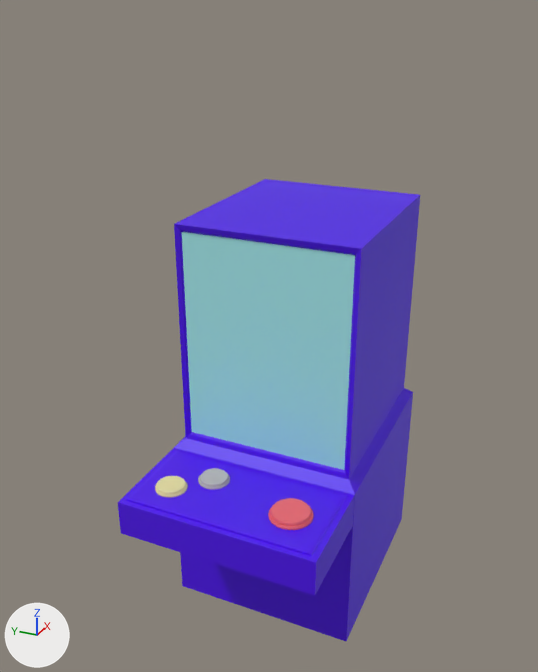
Before and after pictures for a commit that changed the Blender file claw machine.blend.
Both versions are drawn from a 50 mm lens placed at (-3.69, -1.47, 2.55), pointed at (-0.23, 0.09, 0.82). Every picture has the same lights, and +X, +Y and +Z are marked at lower left.

Script lines for the objects in view, before the commit:
```python
me_cube_005 = bpy.data.meshes.new('Cube.005')
me_cube_005.from_pydata(...)  # 66 vertices, 59 faces, 2 loose edges; spans x -0.55..0.68, y -0.55..0.55, z -0.89..1.49
me_cube_005.materials.append(mat_machine)  # purple #4e00ed
me_cube_007 = bpy.data.meshes.new('Cube.007')
me_cube_007.from_pydata(...)  # 24 vertices, 22 faces; spans x -0.466..0.1, y -1.002..0.1, z -0.1..0.112
me_cube_007.materials.append(mat_machine)  # purple #4e00ed
me_cube_010 = bpy.data.meshes.new('Cube.010')
me_cube_010.from_pydata(...)  # 8 vertices, 6 faces; spans x -0.483..-0.469, y -0.466..0.483, z 0.23..1.45
me_cube_010.materials.append(mat_verre)  # cyan #a6eded
ob_help_base = bpy.data.objects.new('help base', me_cube_007)
ob_help_base.location = (-0.651, 0.452, 0.057)
ob_machine = bpy.data.objects.new('machine', me_cube_005)
ob_machine.location = (0.0, 0.0, 0.0)
ob_verre_machine = bpy.data.objects.new('verre machine', me_cube_010)
ob_verre_machine.location = (0.0, 0.0, 0.0)
# also in view: 'button exit' at (-0.86, -0.32, 0.17)
```
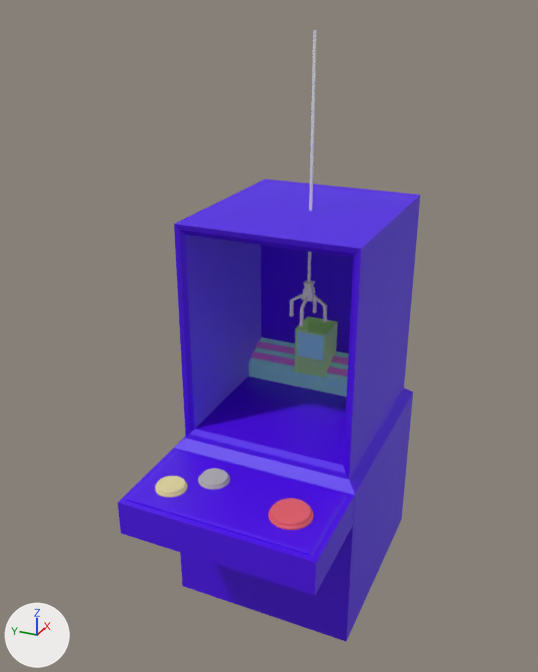
Commit message: version obj machine

Pixel boxes (x1, y1, x2, y2) of what changed, in the pictures (538 x 672 px):
'verre machine', hidden (cyan)
    before: (182, 232, 355, 470)
'pince', added
    after: (301, 30, 317, 301)
'braç 3', added
    after: (313, 296, 327, 322)
'braç 1', added
    after: (299, 297, 308, 326)
'braç 4', added
    after: (289, 294, 302, 317)
'braç 2', added
    after: (312, 295, 317, 313)
'pente', unchanged, uncovered by the edit
    after: (249, 337, 349, 397)
'caisse', unchanged, uncovered by the edit
    after: (294, 316, 338, 378)

The edits, one by one:
Mesh me_cube_017 is new.
It has 28 vertices, 24 faces and spans x -0.221..-0.056, y -0.02..0.02, z -0.295..-0.014.
Mesh me_cube_016 is new.
It has 30 vertices, 29 faces and spans x 0.056..0.226, y -0.02..0.02, z -0.295..-0.014.
Mesh me_cube_011 is new.
It has 46 vertices, 37 faces and spans x -0.1..0.06, y -0.06..0.06, z -0.05..2.74.
Object 'verre machine' (ob_verre_machine) is now hidden.
Object 'braç 3' (ob_braç_3) is new; it shows me_cube_017.
Its location is (0.032, -0.042, 1.0).
Its rotation in degrees is (0, 0, 90).
Its scale is (0.51, 0.51, 0.51).
Object 'braç 4' (ob_braç_4) is new; it shows me_cube_016.
Its location is (0.032, -0.042, 1.0).
Its rotation in degrees is (0, 0, 90).
Its scale is (0.51, 0.51, 0.51).
Object 'braç 2' (ob_braç_2) is new; it shows a copy of me_cube_016.
Its location is (0.032, -0.042, 1.0).
Its scale is (0.51, 0.51, 0.51).
Object 'braç 1' (ob_braç_1) is new; it shows a copy of me_cube_017.
Its location is (0.032, -0.042, 1.0).
Its scale is (0.51, 0.51, 0.51).
Object 'pince' (ob_pince) is new; it shows me_cube_011.
Its location is (0.032, -0.042, 1.0).
Its scale is (0.51, 0.51, 0.51).
